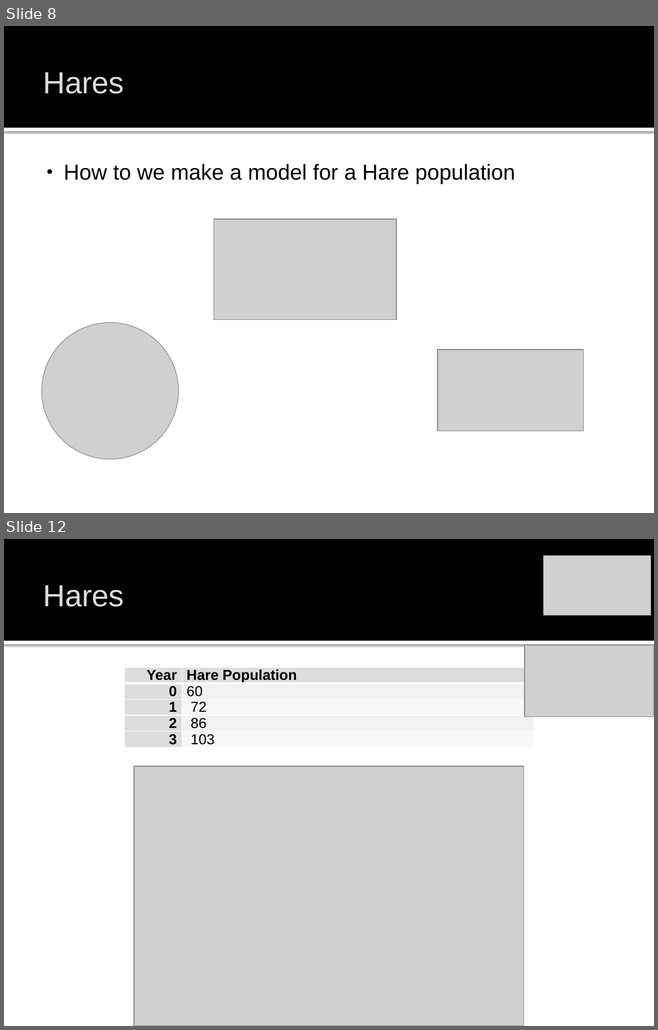
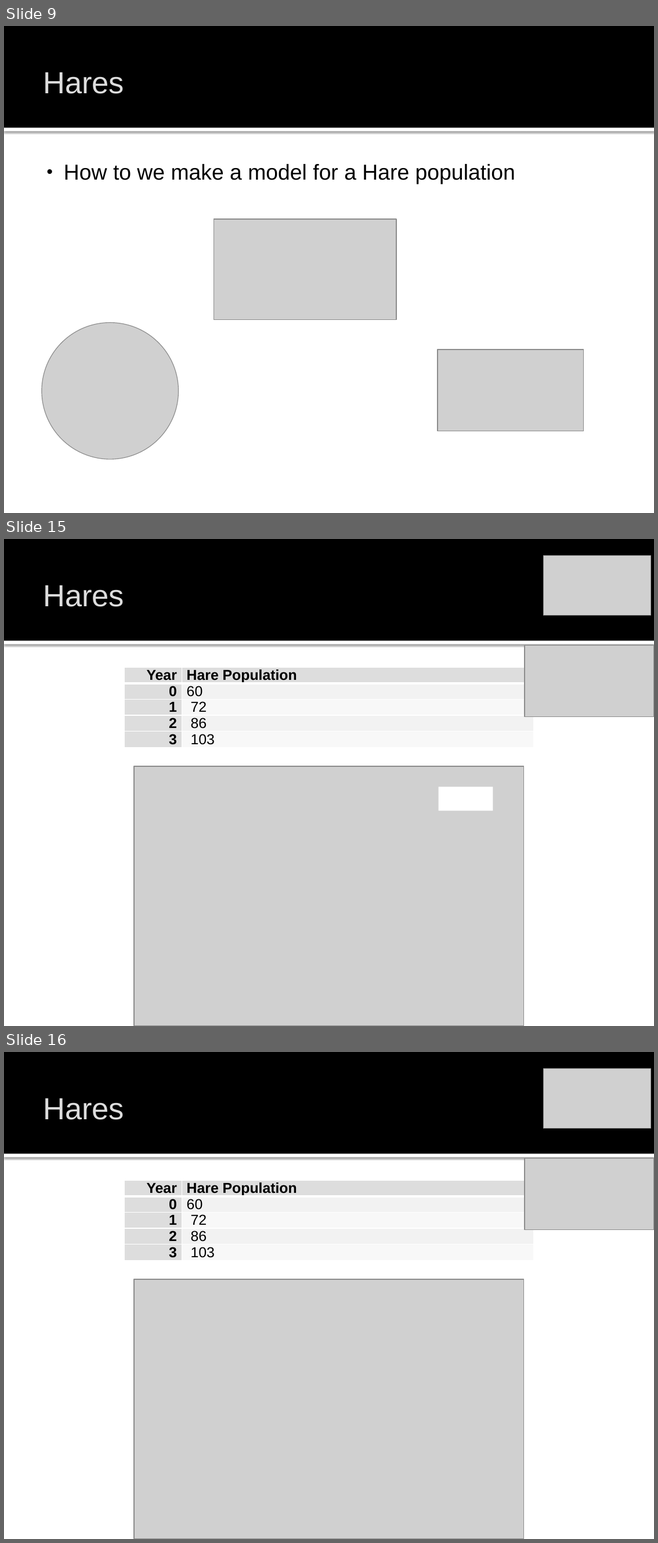
Before and after one commit to john-s-butler-dit/Maths-in-the-Wild, a slide deck: 01_Predator_Prey/Maths_in_the_Wild_Predator_Prey.pptx. Shown one above the other, each under a label of ours: slides 8 and 12 before the commit, slides 9, 15 and 16 after it; the slides between them are not shown. The pictures are 658x1030 and 658x1543 pixels, drawn with LibreOffice and Linux fonts; fonts in the diff are those of the drawing; grey boxes stand for pictures; background and template pictures are left out. Boxes give left, top, right and bottom in pixels: in the first picture for what was removed or moved away, otherwise in the second. Text is boxed around its words. In the diff, an @@ line names an element or a change of style, - is before the commit and + after.

```diff
--- a/01_Predator_Prey/Maths_in_the_Wild_Predator_Prey.pptx
+++ b/01_Predator_Prey/Maths_in_the_Wild_Predator_Prey.pptx
@@ slide 15 added at [4,539,654,1026], background #FFFFFF; not listed: 2 template elements that a slide beside it also shows @@
@@ picture added at [543,555,650,615] @@
@@ title added at [43,585,124,607], 33.8 pt, text #DDDDDD @@
+Hares
@@ picture added at [524,646,654,717] @@
@@ table added at [124,667,534,754], 5 rows, 2 columns @@
+Year | Hare Population
+0 | 60
+1 | 72
+2 | 86
+3 | 103
@@ picture added at [134,766,524,1026] @@
@@ rectangle added at [438,787,492,811], fill #FFFFFF @@
@@ what was slide 8 is now slide 9 @@
@@ what was slide 12 is now slide 16 @@
```
Also in this commit, not shown: 9 slides changed, 8 other slides added, 1 slide removed, 33 other files.
